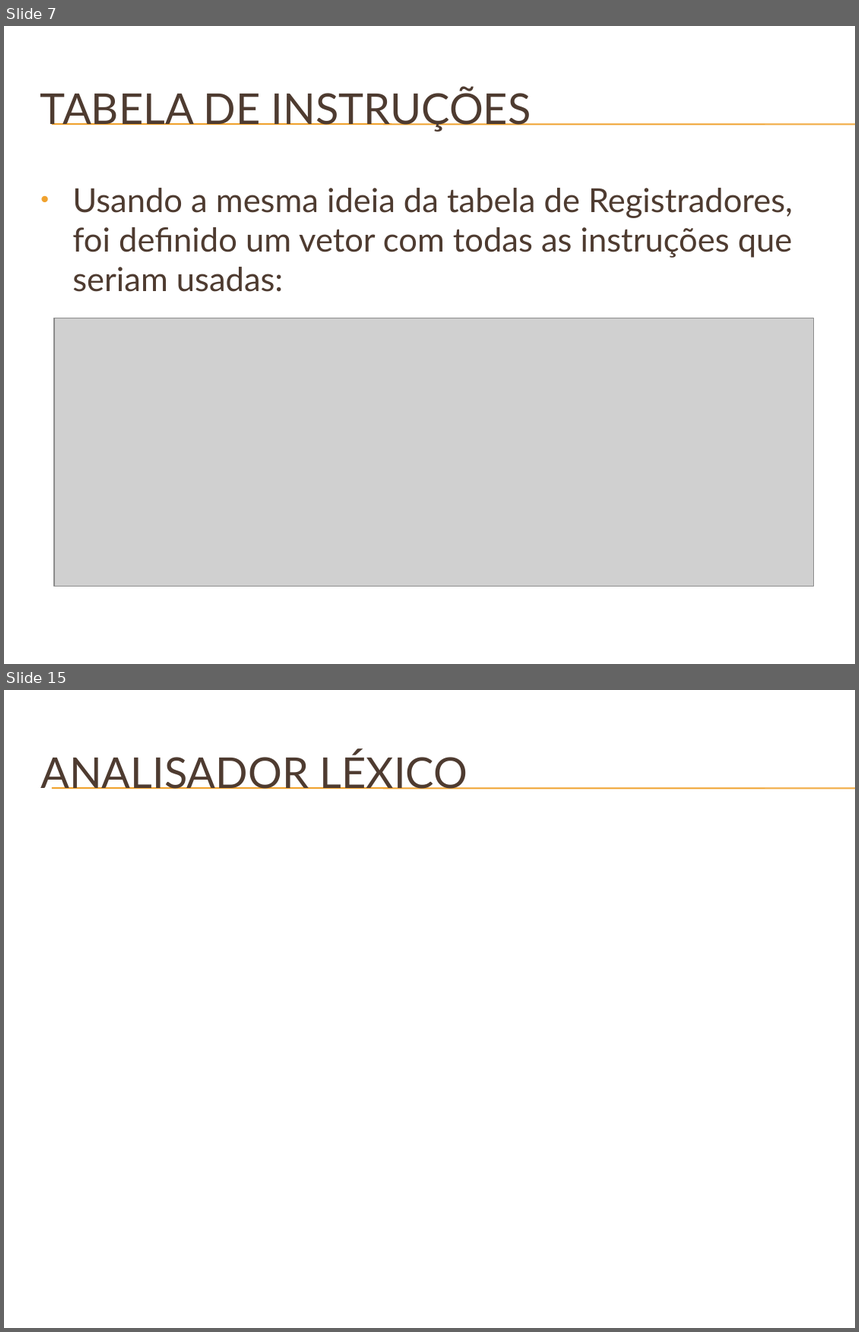
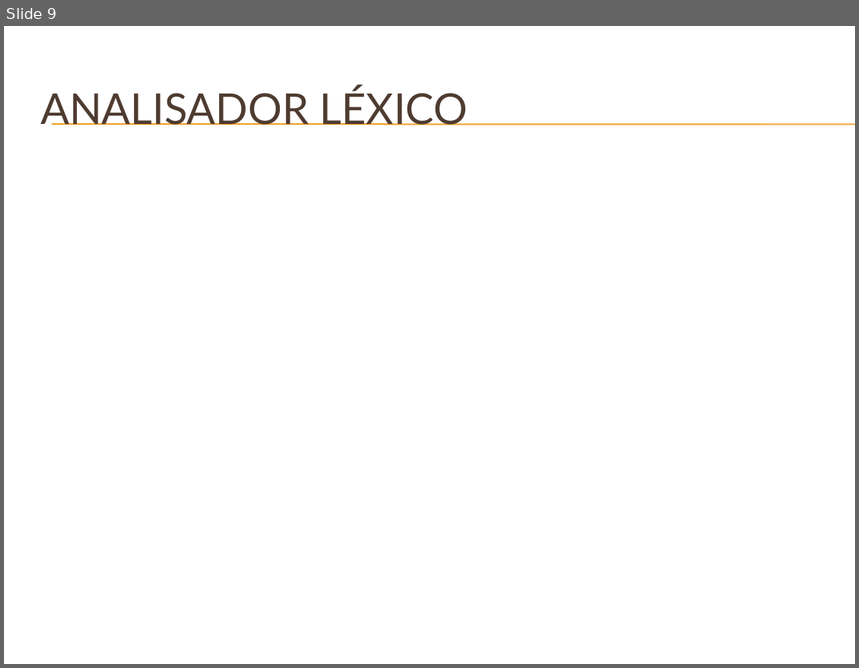
Before and after one commit to phdenis40/mips-assembler-unb, a slide deck: doc/Apresentação do GMAG – Software Básico.pptx. Shown one above the other, each under a label of ours: slides 7 and 15 before the commit, slide 9 after it; the slides between them are not shown. The pictures are 859x1332 and 859x668 pixels, drawn with LibreOffice and Linux fonts; fonts in the diff are those of the drawing; grey boxes stand for pictures; background and template pictures are left out. Boxes give left, top, right and bottom in pixels: in the first picture for what was removed or moved away, otherwise in the second. Text is boxed around its words. In the diff, an @@ line names an element or a change of style, - is before the commit and + after.

```diff
--- a/doc/Apresentação do GMAG – Software Básico.pptx
+++ b/doc/Apresentação do GMAG – Software Básico.pptx
@@ slide 7 removed at (4,26,855,664), background picture (left out); not listed: 2 template elements that a slide beside it also shows @@
@@ title removed at (40,88,531,132) @@
-TABELA DE INSTRUÇÕES
@@ text removed at (72,188,793,292) @@
-• Usando a mesma ideia da tabela de Registradores, foi definido um vetor com todas as instruções que seriam usadas:
@@ picture removed at (54,319,814,587) @@
@@ what was slide 15 is now slide 9 @@
```
Also in this commit, not shown: 5 slides changed, 12 slides added, 11 other slides removed.
